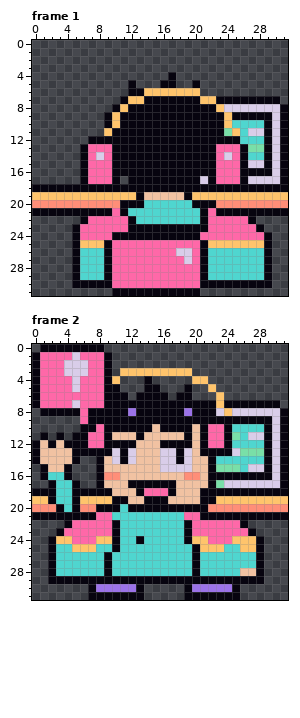
Two states of a pixel-art file, art/cast/hypno/buddy-floor.aseprite. This is how it looked before the edit.
32x32 pixels, 2 frames. Shown: frame 1, frame 2.
The result:
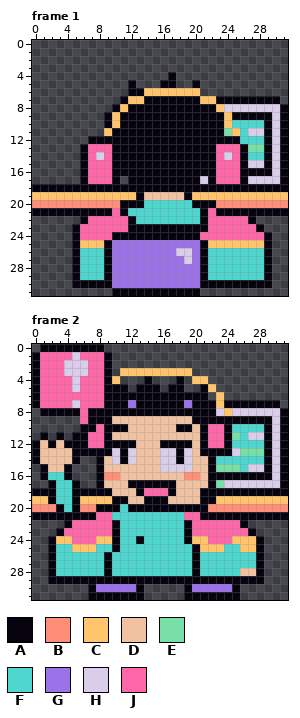
Palette (. is transparent): A #07040f  B #ff8e78  C #ffc46c  D #f1c2a2  E #79dfa8  F #4fd6cf  G #9b72e8  H #d9cde9  J #ff68a8
Change:
Changed rows in their new state; - is an unchanged pixel.
Frame 1, layer "chair-over":
first column x 10:
25 GGGGGGGGGGG
26 GGGGGGGG--G
27 GGGGGGGGG-G
28 GGGGGGGGGGG
29 GGGGGGGGGGG
30 GGGGGGGGGGG
Frame 2, layer "head":
first column x 10:
 4 --------A---
 5 -A-A---AA.-A
 6 --A----A--AA
 7 --G------G--
 8 --A------A--
 9 DDDDDDDDDD--
10 --DDD-DD----
11 ---D-----D--
Where, in picture pixels (left, top, right, bottom), the same in both pictures:
changed: (112, 240, 200, 288)
changed: (112, 376, 208, 440)
